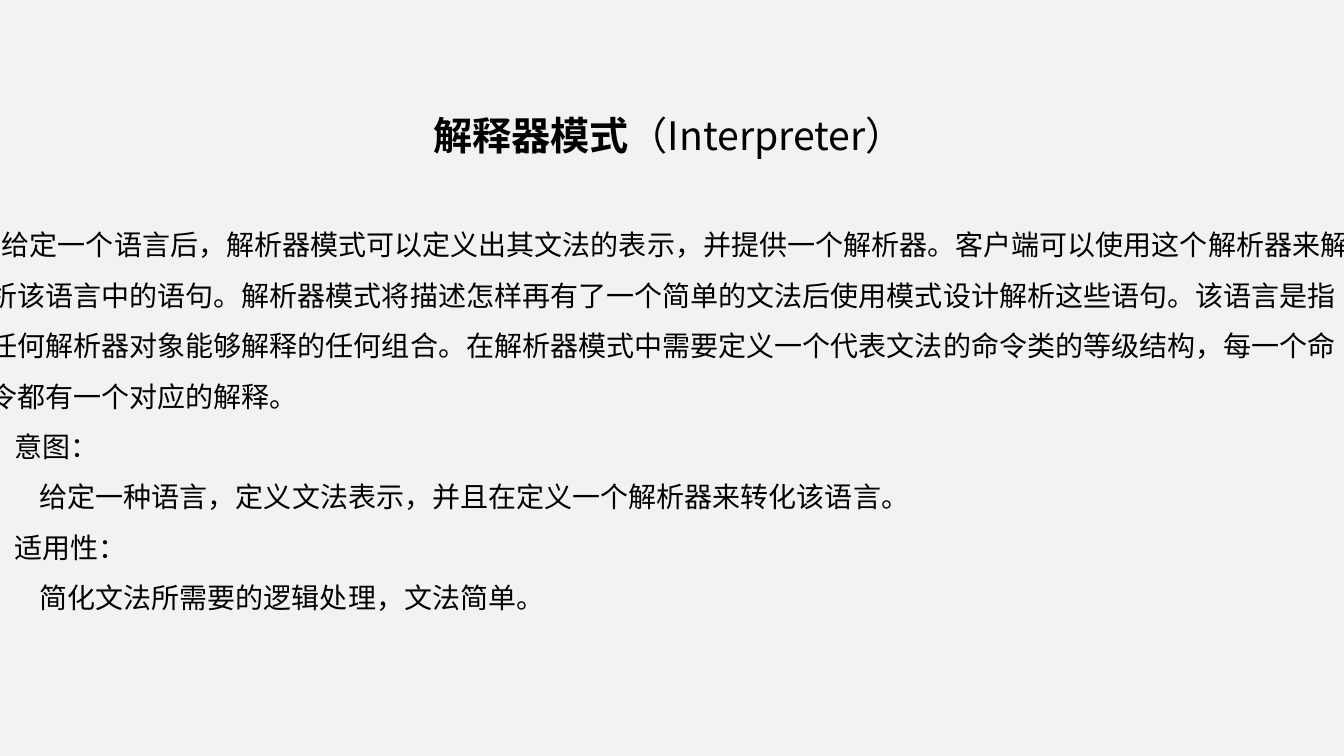
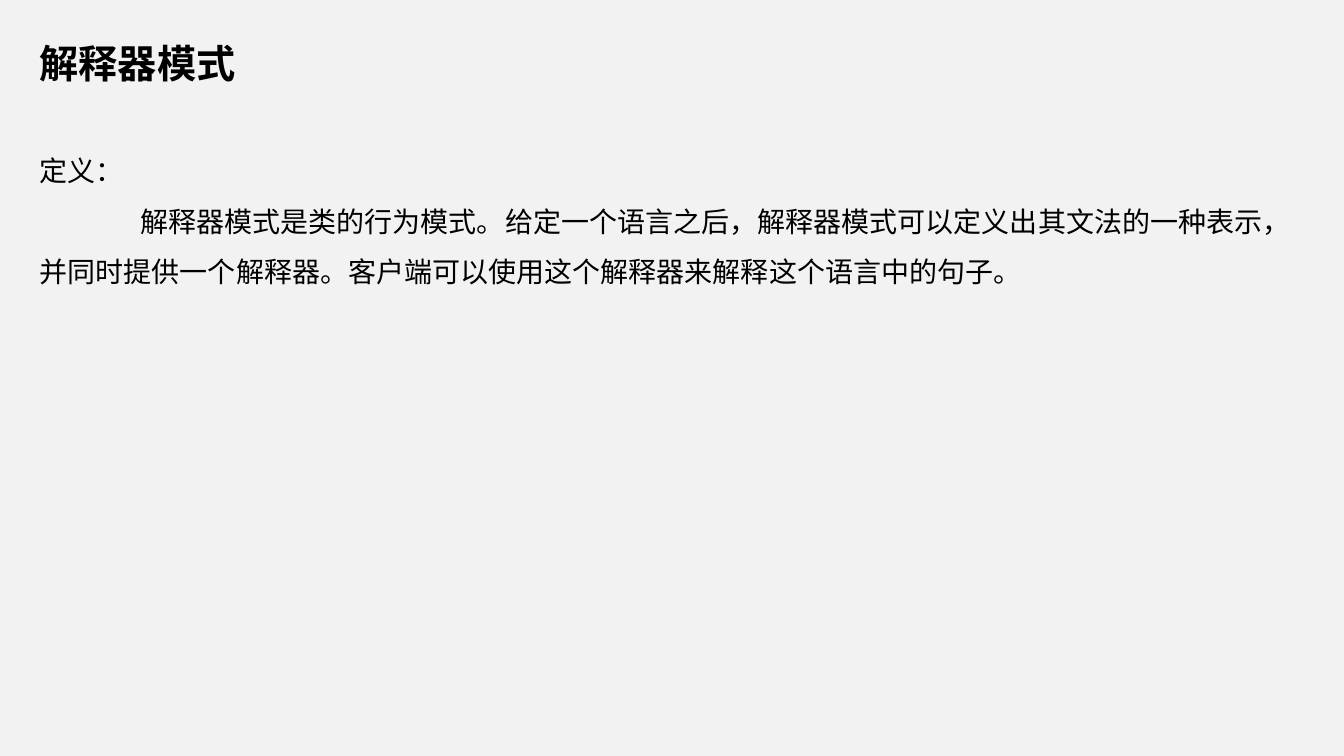
Before and after one commit to yangxueping1993/Java, a slide deck: slide 14 of 中介者模式和解释器模式.ppt (slide 15 before the commit). Drawn at 1344x756 pixels with LibreOffice and Linux fonts; fonts in the diff are those of the drawing. Boxes give left, top, right and bottom in pixels: in the first picture for what was removed or moved away, otherwise in the second. Text is boxed around its words. In the diff, an @@ line names an element or a change of style, - is before the commit and + after.

```diff
--- a/中介者模式和解释器模式.ppt
+++ b/中介者模式和解释器模式.ppt
@@ subtitle at [40, 44, 1290, 285]: text changed @@
-解释器模式（Interpreter）
-给定一个语言后，解析器模式可以定义出其文法的表示，并提供一个解析器。客户端可以使用这个解析器来解析该语言中的语句。解析器模式将描述怎样再有了一个简单的文法后使用模式设计解析这些语句。该语言是指任何解析器对象能够解释的任何组合。在解析器模式中需要定义一个代表文法的命令类的等级结构，每一个命令都有一个对应的解释。
-意图：
-给定一种语言，定义文法表示，并且在定义一个解析器来转化该语言。
-适用性：
-简化文法所需要的逻辑处理，文法简单。
+解释器模式
+定义：
+解释器模式是类的行为模式。给定一个语言之后，解释器模式可以定义出其文法的一种表示，
+并同时提供一个解释器。客户端可以使用这个解释器来解释这个语言中的句子。
```
Also in this commit, not shown: 8 other slides changed, 11 slides added, 5 slides removed, 6 other files.
